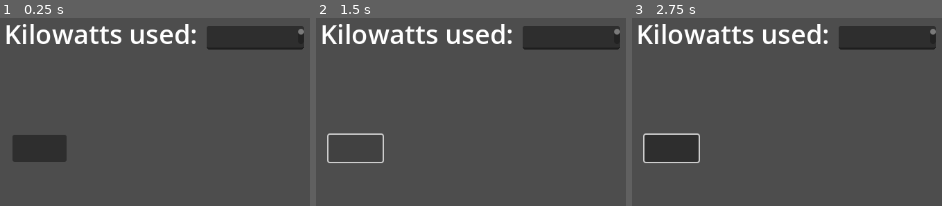
Above: before the commit, frames 1-3 (left to right).
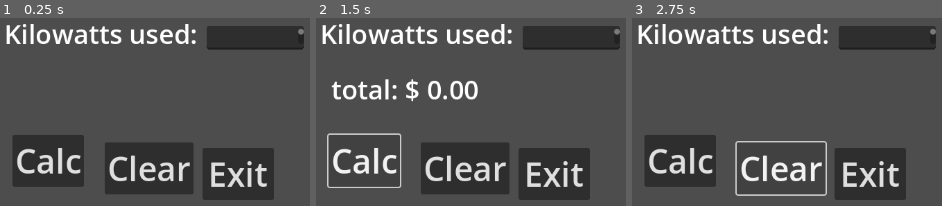
Above: after the commit, the same moments.

Repository: ghost640/game-design-1
Game: Godot game, scene res://prog_93a.tscn
Same seed, same stepped clock (60 frames per second), same inputs: the game is played once before the commit and once after it. The project has no main scene, so this scene is started directly.
Inputs (mouse positions are in pixels of both pictures, inside the frame that each line leads up to):
- Up to frame 1 (0.25 s): no input
- Up to frame 2 (1.5 s): click (356, 147) at 0.52 s; click (365, 160) at 1.25 s, where only the run after the commit has a clickable "Calc"
- Up to frame 3 (2.75 s): click (780, 168) at 2 s, where only the run after the commit has a clickable "Clear"

The runs differ from the first frame. In frame 1, 18% of the frame differs, in the area x 4-89%, y 62-97%; in frame 2, 17%; in frame 3, 13%.

Commit message:
update 9/9

Diff:
--- a/prog_54c.tscn
+++ b/prog_54c.tscn
@@ -40,6 +40,7 @@
 horizontal_alignment = 2
 
 [node name="lblCircum" type="Label" parent="."]
+layout_mode = 0
 offset_left = 48.0
 offset_top = 234.0
 offset_right = 293.0
@@ -57,6 +58,7 @@
 text = "Calc"
 
 [node name="btnClear" type="Button" parent="."]
+layout_mode = 0
 offset_left = 239.0
 offset_top = 515.0
 offset_right = 418.0
@@ -65,6 +67,7 @@
 text = "Clear"
 
 [node name="btnExit" type="Button" parent="."]
+layout_mode = 0
 offset_left = 449.0
 offset_top = 514.0
 offset_right = 628.0
@@ -73,6 +76,7 @@
 text = "Exit"
 
 [node name="Label3" type="Label" parent="."]
+layout_mode = 0
 offset_left = 37.0
 offset_top = 9.0
 offset_right = 282.0
--- /dev/null
+++ b/prog_82a.gd
@@ -0,0 +1,21 @@
+extends Control
+
+
+
+
+func _on_btn_calc_pressed() -> void:
+	var speedLimit = int($txtLimit.text)
+	var carSpeed = int($txtSpeed.text)
+	var milesOver = carSpeed - speedLimit
+	var fine = 20.0 + (milesOver * 5.0)
+	$lblFine.text = "fine: $ %.2f" % fine
+
+
+func _on_btn_clear_pressed() -> void:
+	$lblFine.text = ""
+	$txtLimit.text = ""
+	$txtSpeed.text = ""
+
+
+func _on_btn_exit_pressed() -> void:
+	get_tree().quit()
--- /dev/null
+++ b/prog_82a.tscn
@@ -0,0 +1,86 @@
+[gd_scene load_steps=4 format=3 uid="uid://cciqmo8hdcqpi"]
+
+[ext_resource type="Script" path="res://prog_82a.gd" id="1_layvp"]
+[ext_resource type="Theme" uid="uid://b16mm2uf5waty" path="res://Big_Font.tres" id="2_dsnrj"]
+
+[sub_resource type="LabelSettings" id="LabelSettings_t85dc"]
+font_size = 38
+
+[node name="prog_82a" type="Control"]
+layout_mode = 3
+anchors_preset = 15
+anchor_right = 1.0
+anchor_bottom = 1.0
+grow_horizontal = 2
+grow_vertical = 2
+script = ExtResource("1_layvp")
+
+[node name="txtLimit" type="TextEdit" parent="."]
+layout_mode = 0
+offset_left = 287.0
+offset_top = 36.0
+offset_right = 414.0
+offset_bottom = 76.0
+
+[node name="txtSpeed" type="TextEdit" parent="."]
+offset_left = 287.0
+offset_top = 79.0
+offset_right = 414.0
+offset_bottom = 119.0
+
+[node name="Label" type="Label" parent="."]
+layout_mode = 0
+offset_left = -34.0
+offset_top = 23.0
+offset_right = 358.0
+offset_bottom = 76.0
+text = " speed limit:"
+label_settings = SubResource("LabelSettings_t85dc")
+horizontal_alignment = 1
+
+[node name="Label2" type="Label" parent="."]
+offset_left = 18.0
+offset_top = 69.0
+offset_right = 116.0
+offset_bottom = 122.0
+text = "vehicle speed:"
+label_settings = SubResource("LabelSettings_t85dc")
+horizontal_alignment = 1
+
+[node name="lblFine" type="Label" parent="."]
+offset_left = 52.0
+offset_top = 162.0
+offset_right = 603.0
+offset_bottom = 324.0
+label_settings = SubResource("LabelSettings_t85dc")
+horizontal_alignment = 1
+vertical_alignment = 1
+
+[node name="btnCalc" type="Button" parent="."]
+layout_mode = 0
+offset_left = 83.0
+offset_top = 461.0
+offset_right = 231.0
+offset_bottom = 535.0
+theme = ExtResource("2_dsnrj")
+text = "Calc"
+
+[node name="btnClear" type="Button" parent="."]
+offset_left = 272.0
+offset_top = 465.0
+offset_right = 420.0
+offset_bottom = 540.0
+theme = ExtResource("2_dsnrj")
+text = "Clear"
+
+[node name="btnExit" type="Button" parent="."]
+offset_left = 456.0
+offset_top = 469.0
+offset_right = 608.0
+offset_bottom = 544.0
+theme = ExtResource("2_dsnrj")
+text = "Exit"
+
+[connection signal="pressed" from="btnCalc" to="." method="_on_btn_calc_pressed"]
+[connection signal="pressed" from="btnClear" to="." method="_on_btn_clear_pressed"]
+[connection signal="pressed" from="btnExit" to="." method="_on_btn_exit_pressed"]
--- /dev/null
+++ b/prog_93a.gd
@@ -0,0 +1,19 @@
+extends Control
+
+
+
+func _on_btn_calc_pressed() -> void:
+	var Kilo = int($txtKilo.text)
+	var baseRate = Kilo * 0.0475
+	var Surcharge = baseRate * .1
+	var tax = baseRate * .03
+	var total = float(baseRate + Surcharge + tax)
+	$lblPay.text = "total: $ %.2f" % total
+
+func _on_btn_clear_pressed() -> void:
+	$lblPay.text = ""
+	$txtKilo.text = ""
+
+
+func _on_btn_exit_pressed() -> void:
+	get_tree().quit()
--- a/prog_93a.tscn
+++ b/prog_93a.tscn
@@ -1,4 +1,7 @@
-[gd_scene load_steps=3 format=3 uid="uid://co3bc1psyg52i"]
+[gd_scene load_steps=5 format=3 uid="uid://co3bc1psyg52i"]
+
+[ext_resource type="Script" path="res://prog_93a.gd" id="1_w0vu7"]
+[ext_resource type="Theme" uid="uid://b16mm2uf5waty" path="res://Big_Font.tres" id="2_yhglb"]
 
 [sub_resource type="LabelSettings" id="LabelSettings_nu00n"]
 font_size = 38
@@ -13,8 +16,9 @@
 anchor_bottom = 1.0
 grow_horizontal = 2
 grow_vertical = 2
+script = ExtResource("1_w0vu7")
 
-[node name="TextEdit" type="TextEdit" parent="."]
+[node name="txtKilo" type="TextEdit" parent="."]
 layout_mode = 0
 offset_left = 311.0
 offset_top = 26.0
@@ -30,17 +34,39 @@
 text = "Kilowatts used: "
 label_settings = SubResource("LabelSettings_nu00n")
 
-[node name="Label2" type="Label" parent="."]
+[node name="lblPay" type="Label" parent="."]
 layout_mode = 0
-offset_left = 55.0
-offset_top = 115.0
-offset_right = 310.0
-offset_bottom = 183.0
+offset_left = 35.0
+offset_top = 91.0
+offset_right = 290.0
+offset_bottom = 159.0
 label_settings = SubResource("LabelSettings_gey66")
 
-[node name="Button" type="Button" parent="."]
+[node name="btnCalc" type="Button" parent="."]
 layout_mode = 0
 offset_left = 31.0
 offset_top = 183.0
 offset_right = 109.0
 offset_bottom = 222.0
+theme = ExtResource("2_yhglb")
+text = "Calc"
+
+[node name="btnClear" type="Button" parent="."]
+offset_left = 164.0
+offset_top = 194.0
+offset_right = 267.0
+offset_bottom = 269.0
+theme = ExtResource("2_yhglb")
+text = "Clear"
+
+[node name="btnExit" type="Button" parent="."]
+offset_left = 305.0
+offset_top = 202.0
+offset_right = 408.0
+offset_bottom = 277.0
+theme = ExtResource("2_yhglb")
+text = "Exit"
+
+[connection signal="pressed" from="btnCalc" to="." method="_on_btn_calc_pressed"]
+[connection signal="pressed" from="btnClear" to="." method="_on_btn_clear_pressed"]
+[connection signal="pressed" from="btnExit" to="." method="_on_btn_exit_pressed"]
